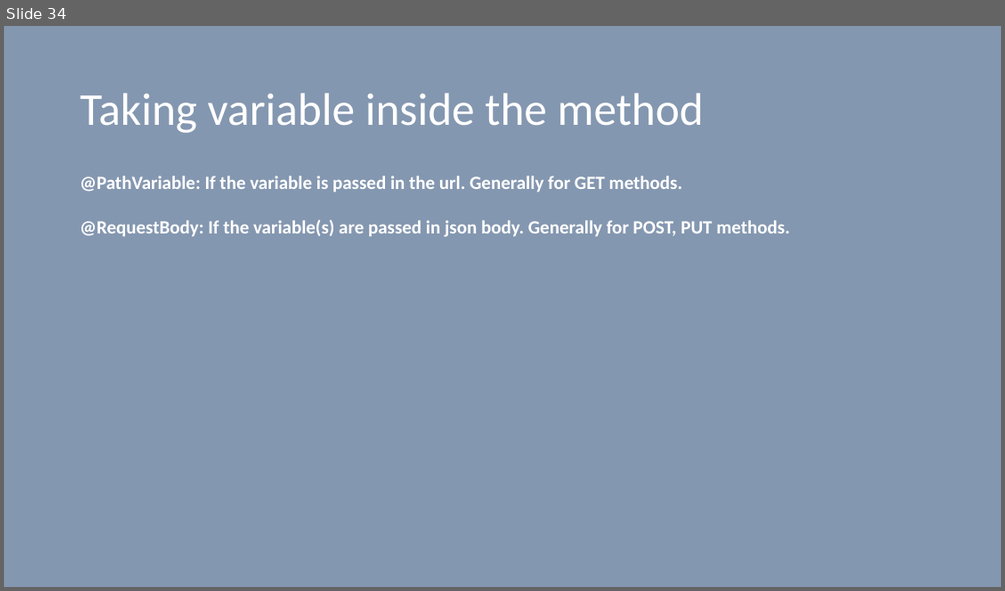
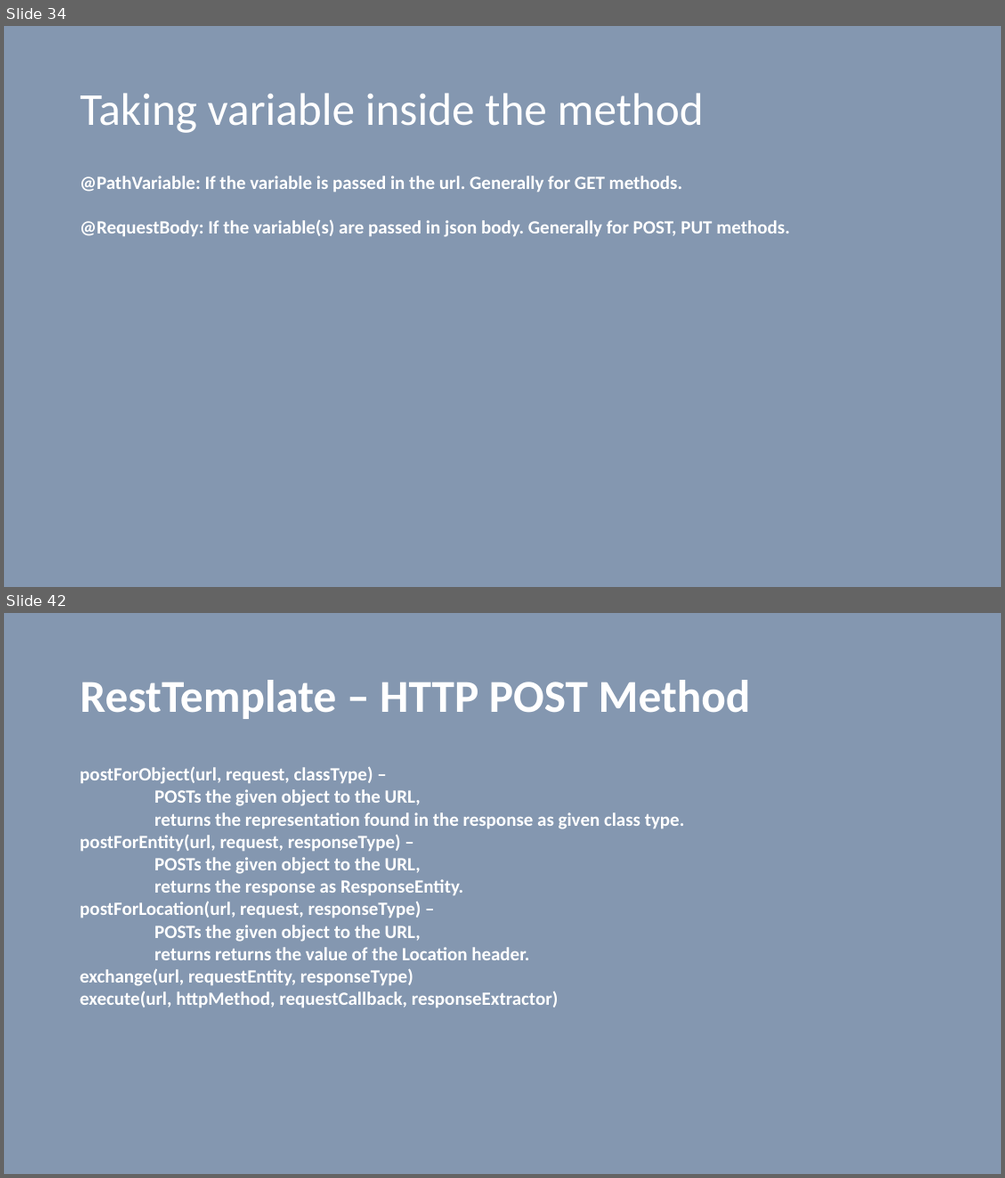
Before and after one commit to vilasvarghese/microservices, a slide deck: training/day1/3SpringBootDay1And2.pptx. Shown one above the other, each under a label of ours: slide 34 before the commit, slides 34 and 42 after it; the slides between them are not shown. The pictures are 1005x591 and 1005x1178 pixels, drawn with LibreOffice and Linux fonts; fonts in the diff are those of the drawing. Boxes give left, top, right and bottom in pixels: in the first picture for what was removed or moved away, otherwise in the second. Text is boxed around its words. In the diff, an @@ line names an element or a change of style, - is before the commit and + after.

```diff
--- a/training/day1/3SpringBootDay1And2.pptx
+++ b/training/day1/3SpringBootDay1And2.pptx
@@ slide 42 added at [4, 613, 1001, 1174], background #8497B0 @@
@@ title added at [80, 680, 751, 719], 44 pt, text #FFFFFF, bold @@
+RestTemplate – HTTP POST Method
@@ text added at [80, 767, 685, 1007], 18 pt, text #FFFFFF, bold @@
+postForObject(url, request, classType) –
+POSTs the given object to the URL,
+returns the representation found in the response as given class type.
+postForEntity(url, request, responseType) –
+POSTs the given object to the URL,
+returns the response as ResponseEntity.
+postForLocation(url, request, responseType) –
+POSTs the given object to the URL,
+returns returns the value of the Location header.
+exchange(url, requestEntity, responseType)
+execute(url, httpMethod, requestCallback, responseExtractor)
```
Also in this commit, not shown: 11 other slides added, 17 slides removed, 2 other files.
